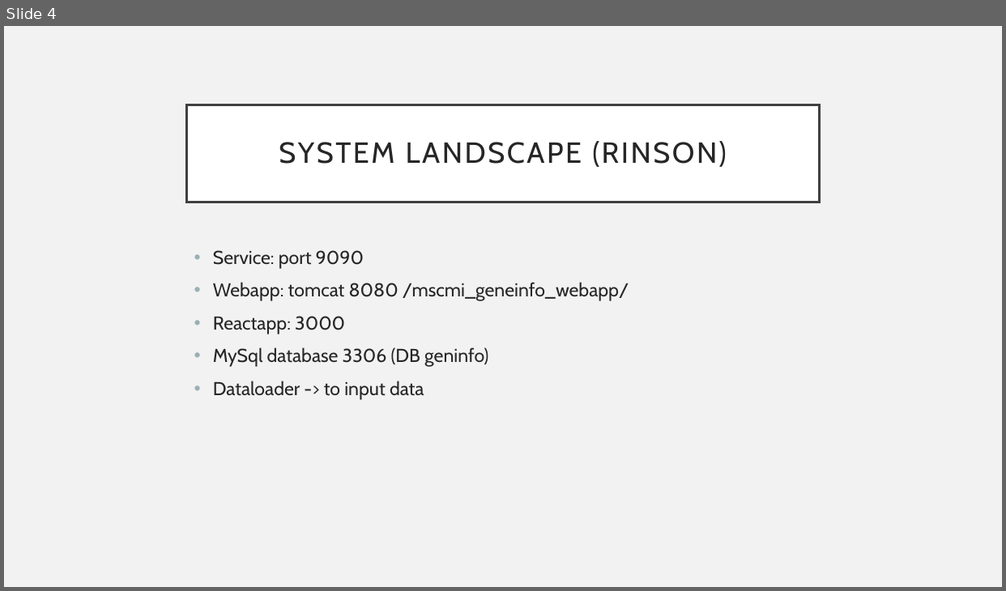
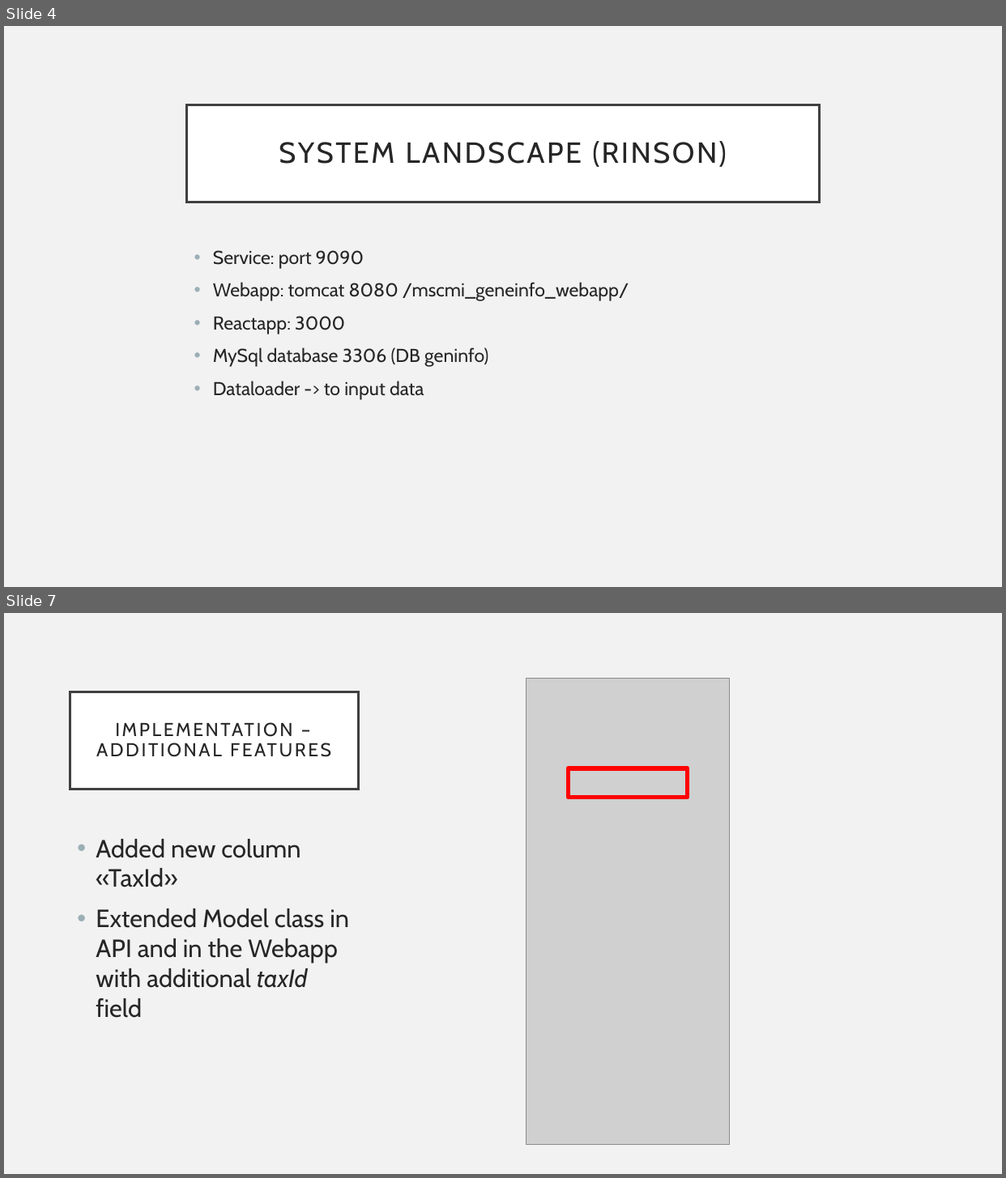
Before and after one commit to G43beli/GENEius, a slide deck: docs/Presentation.pptx. Shown one above the other, each under a label of ours: slide 4 before the commit, slides 4 and 7 after it; the slides between them are not shown. The pictures are 1006x591 and 1006x1178 pixels, drawn with LibreOffice and Linux fonts; fonts in the diff are those of the drawing; grey boxes stand for pictures. Boxes give left, top, right and bottom in pixels: in the first picture for what was removed or moved away, otherwise in the second. Text is boxed around its words. In the diff, an @@ line names an element or a change of style, - is before the commit and + after.

```diff
--- a/docs/Presentation.pptx
+++ b/docs/Presentation.pptx
@@ slide 7 added at [4, 613, 1002, 1174], background #F2F2F2 @@
@@ picture added at [526, 678, 730, 1144] @@
@@ title added at [70, 692, 358, 789], fill #FFFFFF, outline #404040 2.5 pt, 18 pt, text #262626 @@
+IMPLEMENTATION – ADDITIONAL FEATURES
@@ rectangle added at [569, 768, 688, 797], outline #FF0000 4.5 pt @@
@@ text added at [96, 839, 349, 1018], 24 pt, text #262626 @@
+• Added new column «TaxId»
+• Extended Model class in API and in the Webapp with additional taxId field
```
Also in this commit, not shown: 6 slides changed, 5 other slides added, 1 slide removed, 3 other files.
